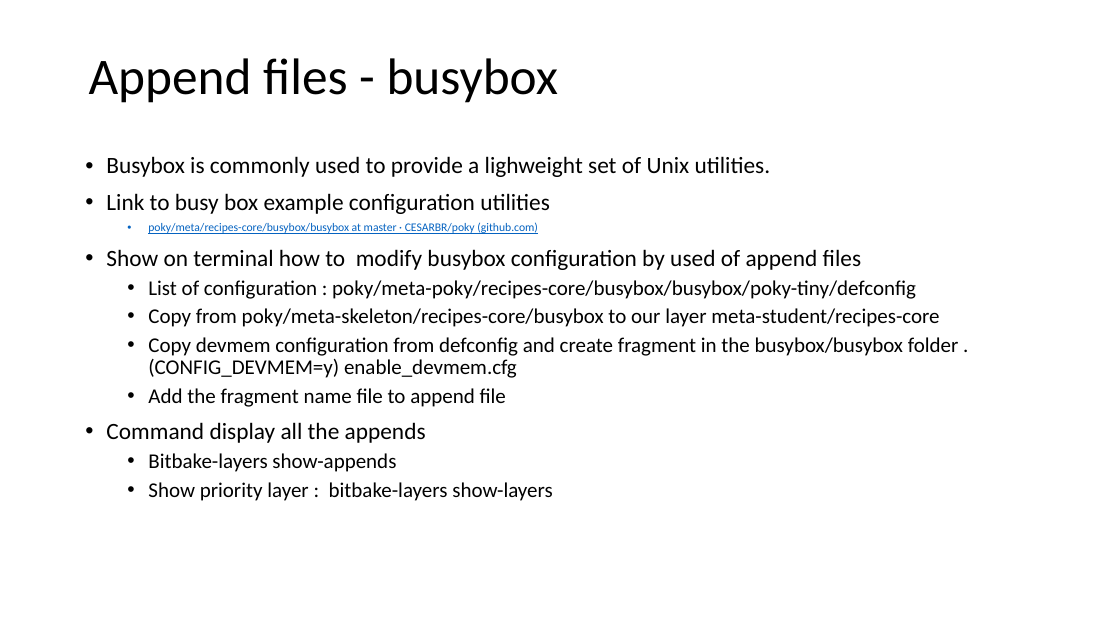
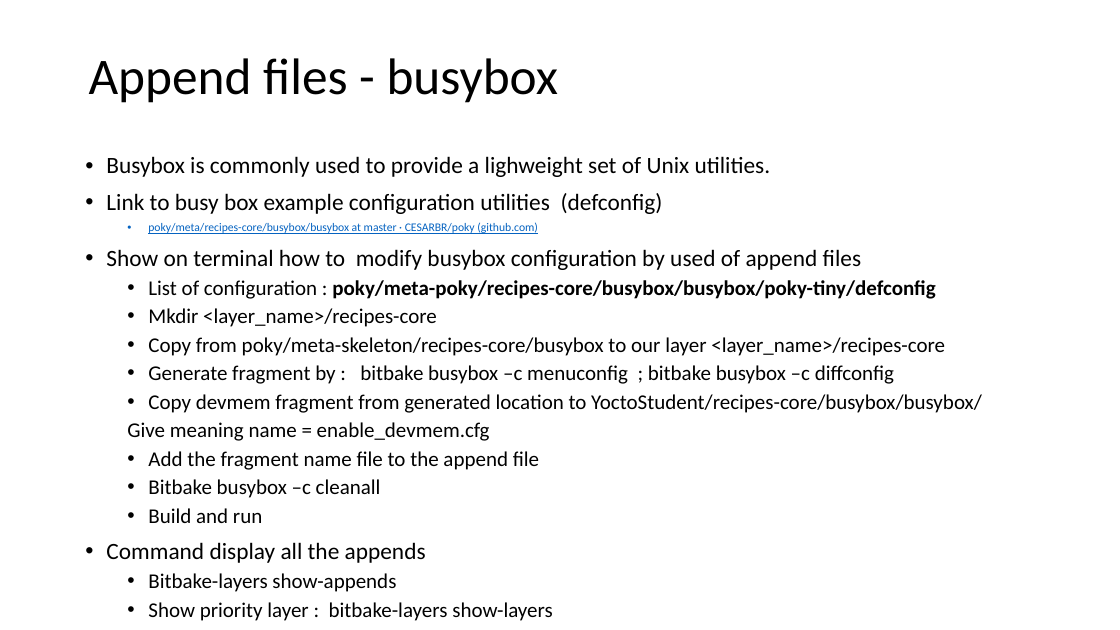
Before and after one commit to yaronda2/YoctoCourse, a slide deck: slide 39 of Yocto Practice_Release.pptx (slide 40 before the commit). Drawn at 1120x630 pixels with LibreOffice and Linux fonts; fonts in the diff are those of the drawing. Boxes give left, top, right and bottom in pixels: in the first picture for what was removed or moved away, otherwise in the second. Text is boxed around its words. In the diff, an @@ line names an element or a change of style, - is before the commit and + after.

```diff
--- a/Yocto Practice_Release.pptx
+++ b/Yocto Practice_Release.pptx
@@ text at box(106, 193, 663, 214): text changed @@
-• Link to busy box example configuration utilities
+• Link to busy box example configuration utilities (defconfig)
@@ text at box(148, 280, 935, 299): bold on in "poky/meta-poky/recipes-core/busybox/busybox/poky-tiny/defcon ..." @@
@@ text at box(127, 308, 982, 523): text changed @@
-  • Copy from poky/meta-skeleton/recipes-core/busybox to our layer meta-student/recipes-core
-  • Copy devmem configuration from defconfig and create fragment in the busybox/busybox folder . (CONFIG_DEVMEM=y) enable_devmem.cfg
-  • Add the fragment name file to append file
+  • Mkdir <layer_name>/recipes-core
+  • Copy from poky/meta-skeleton/recipes-core/busybox to our layer <layer_name>/recipes-core
+  • Generate fragment by : bitbake busybox –c menuconfig ; bitbake busybox –c diffconfig
+  • Copy devmem fragment from generated location to YoctoStudent/recipes-core/busybox/busybox/
+  Give meaning name = enable_devmem.cfg
+  • Add the fragment name file to the append file
+  • Bitbake busybox –c cleanall
+  • Build and run
```
Also in this commit, not shown: 37 other slides changed, 12 slides added, 3 slides removed.
